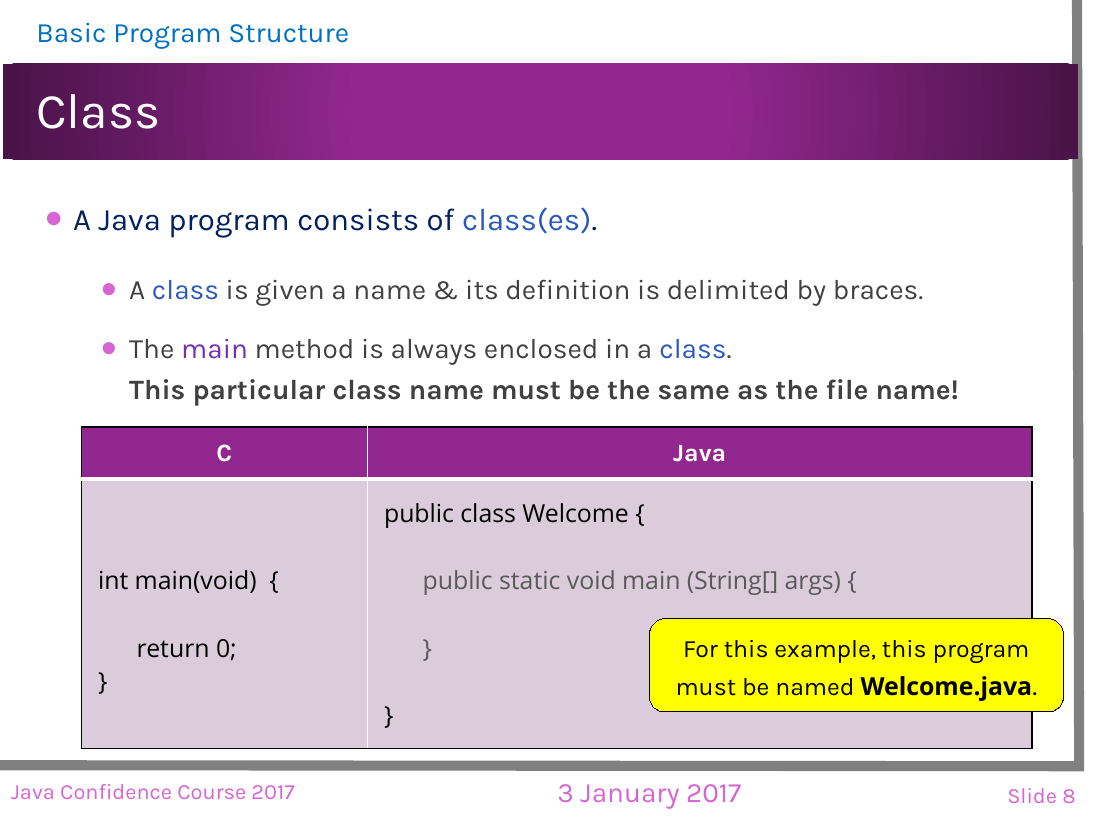
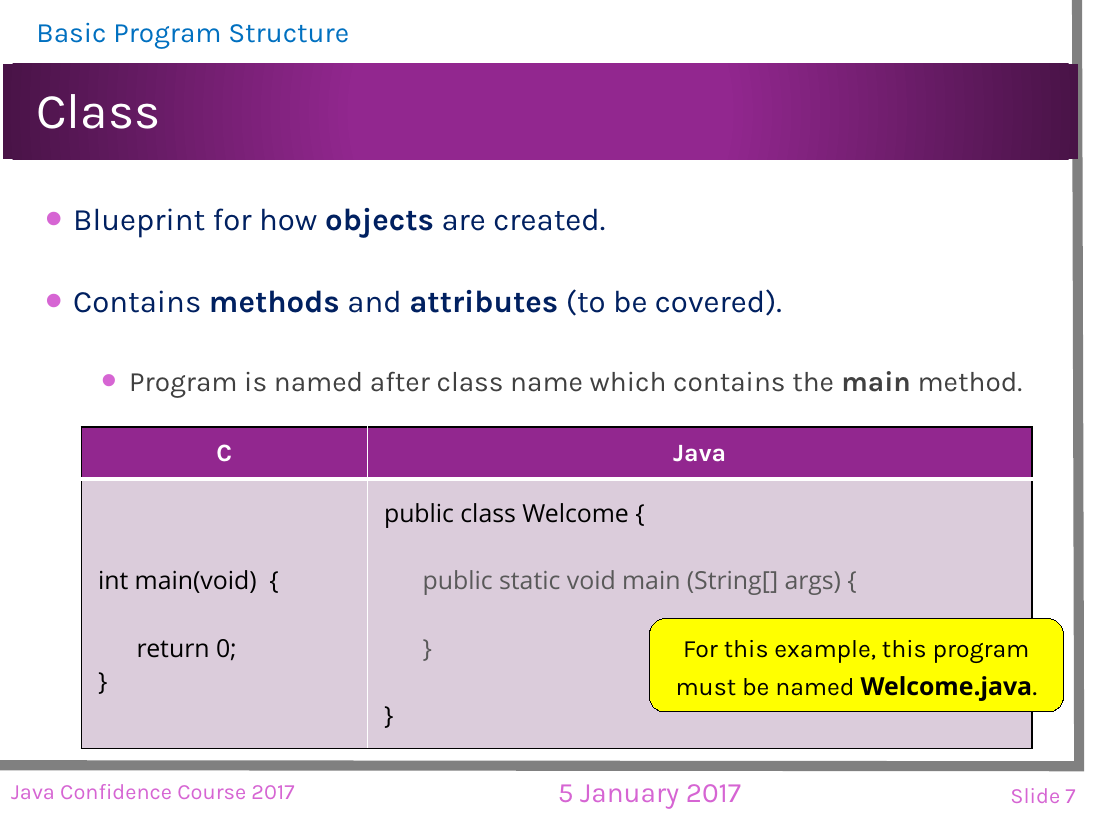
Before and after one commit to landuomu/JCC2017, a slide deck: slide 7 of Slides/JCC2017.pptx (slide 8 before the commit). Drawn at 1120x840 pixels with LibreOffice and Linux fonts; fonts in the diff are those of the drawing; background and template pictures are left out. Boxes give left, top, right and bottom in pixels: in the first picture for what was removed or moved away, otherwise in the second. Text is boxed around its words. In the diff, an @@ line names an element or a change of style, - is before the commit and + after.

```diff
--- a/Slides/JCC2017.pptx
+++ b/Slides/JCC2017.pptx
@@ text at <box>73,208,1023,397</box>: text changed; size 18 to 20 pt; text colour #404040 to #002060 @@
-• A Java program consists of class(es).
-  • A class is given a name & its definition is delimited by braces.
-  • The main method is always enclosed in a class.
-    This particular class name must be the same as the file name!
+• Blueprint for how objects are created.
+• Contains methods and attributes (to be covered).
+  • Program is named after class name which contains the main method.
@@ text at <box>558,784,741,808</box>: text changed @@
-3 January 2017
+5 January 2017
@@ page number at <box>1010,788,1075,803</box>: text changed @@
-Slide 8
+Slide 7
```
Also in this commit, not shown: 73 other slides changed, 5 slides added, 1 slide removed.
